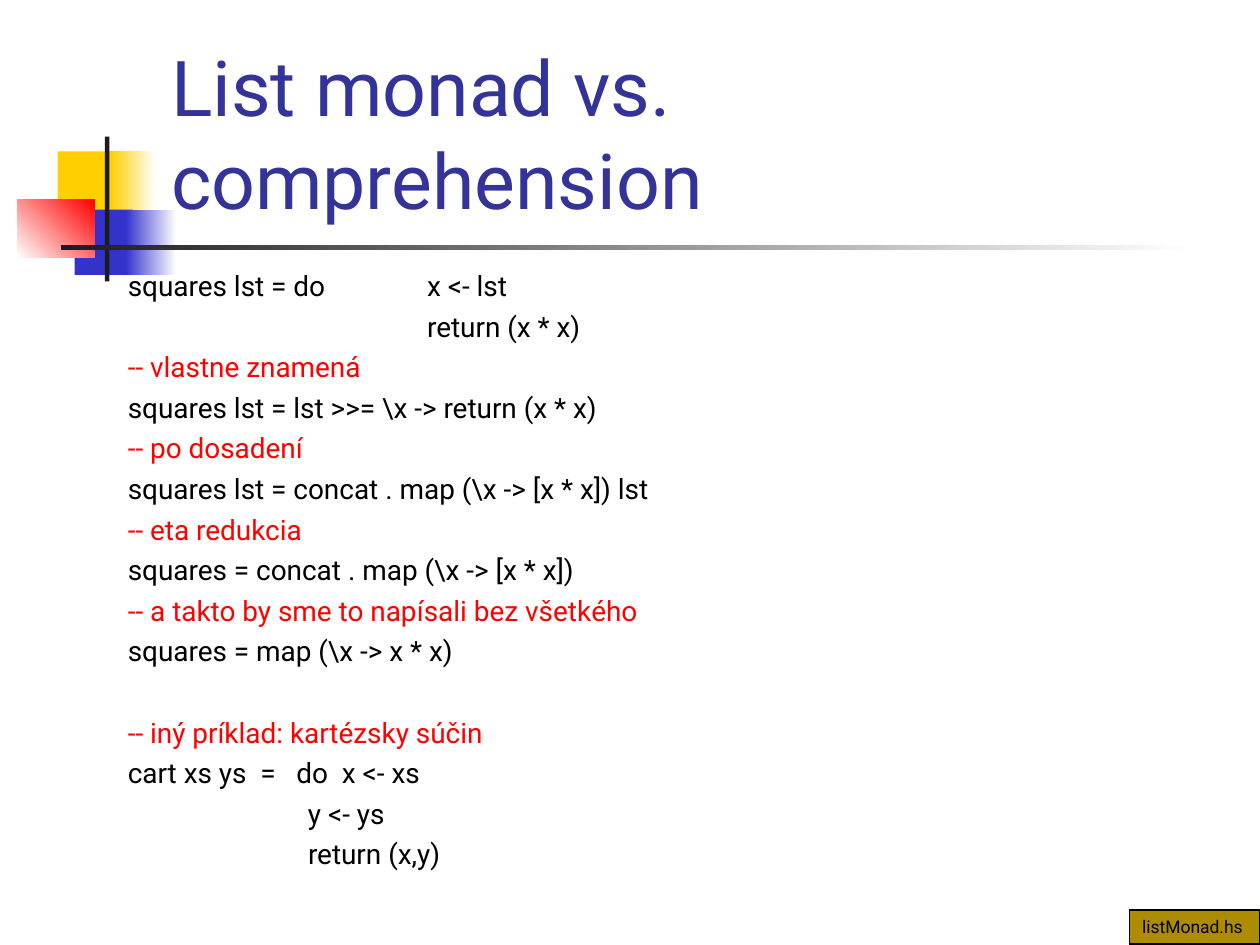
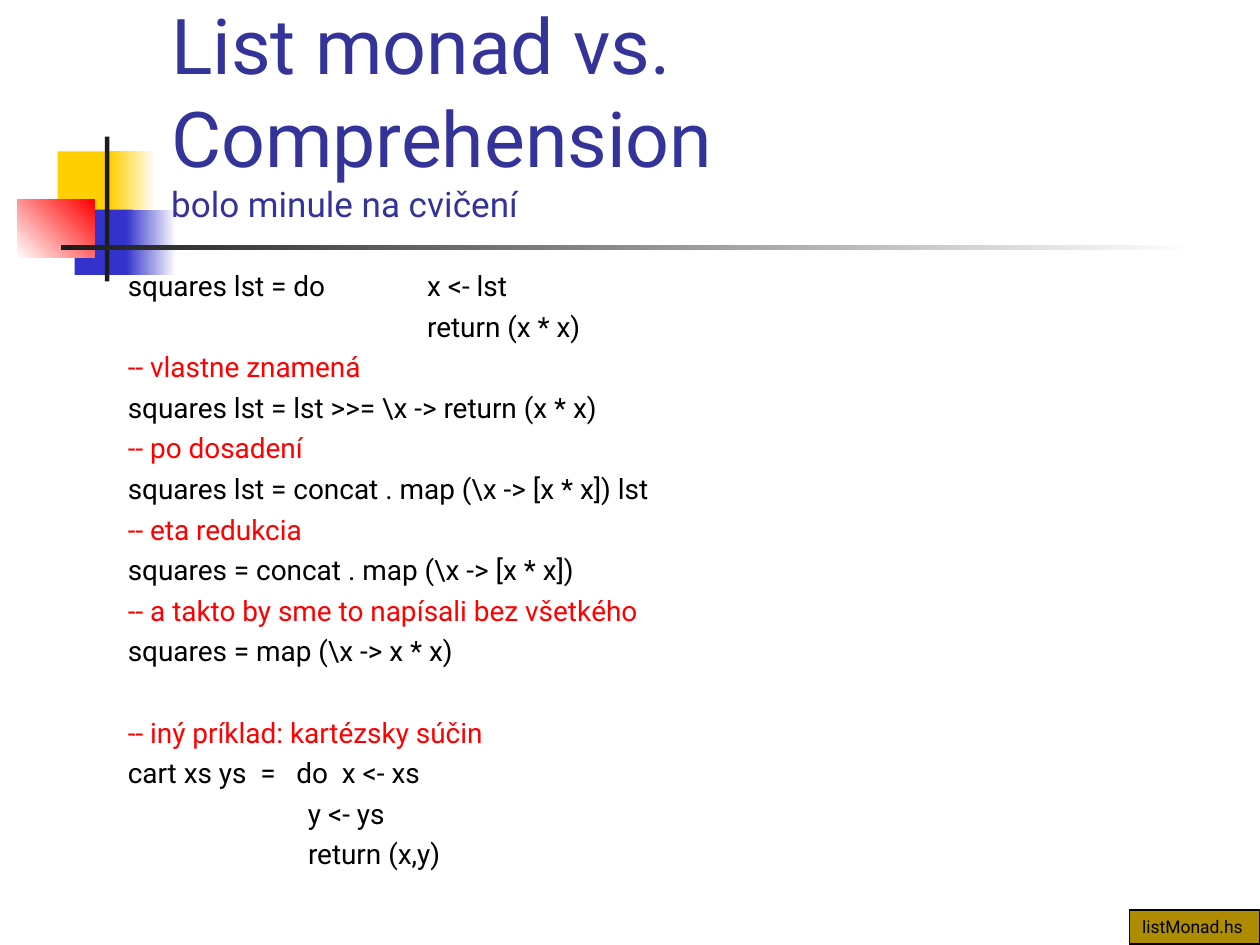
Before and after one commit to Funkcionalne/Prednasky, a slide deck: slide 38 of 12/12_fpro.ppt (slide 37 before the commit). Drawn at 1260x945 pixels with LibreOffice and Linux fonts; fonts in the diff are those of the drawing. Boxes give left, top, right and bottom in pixels: in the first picture for what was removed or moved away, otherwise in the second. Text is boxed around its words. In the diff, an @@ line names an element or a change of style, - is before the commit and + after.

```diff
--- a/12/12_fpro.ppt
+++ b/12/12_fpro.ppt
@@ title at box(171, 16, 712, 218): text changed @@
-List monad vs. comprehension
+List monad vs. Comprehension
+bolo minule na cvičení
```
Also in this commit, not shown: 24 other slides changed, 1 slide added, 5 slides removed, 1 other file.
